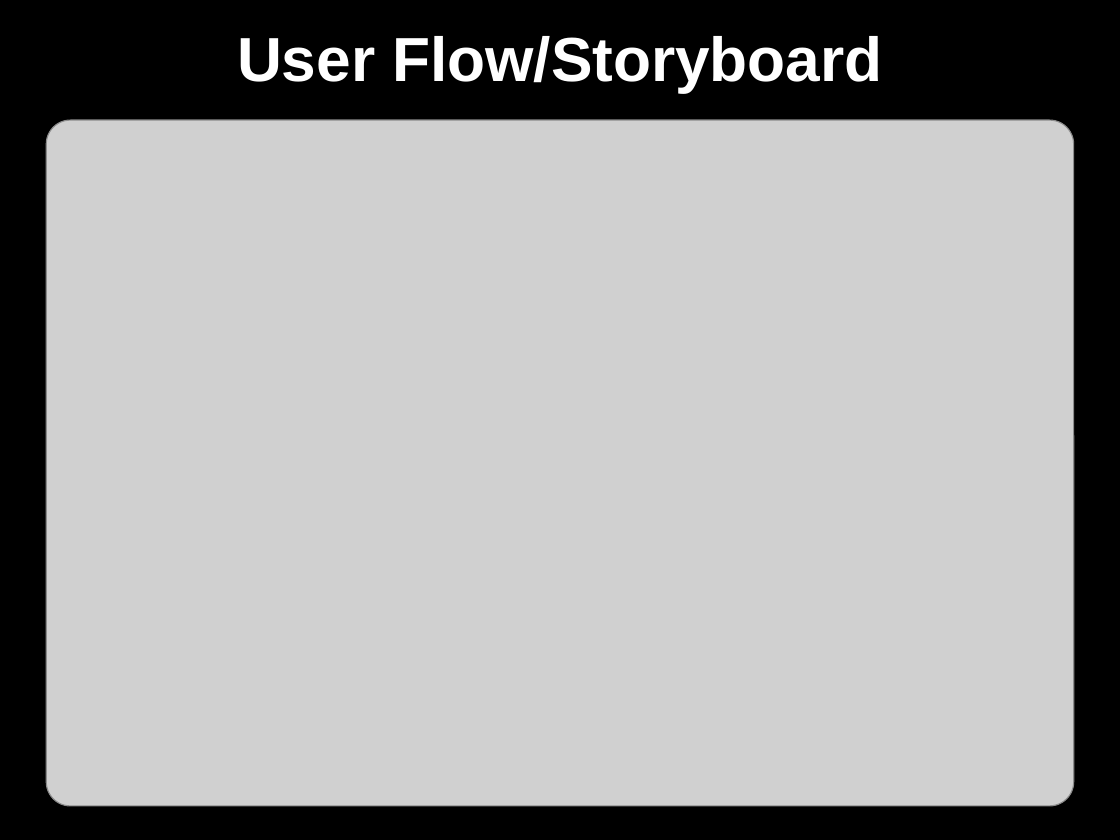
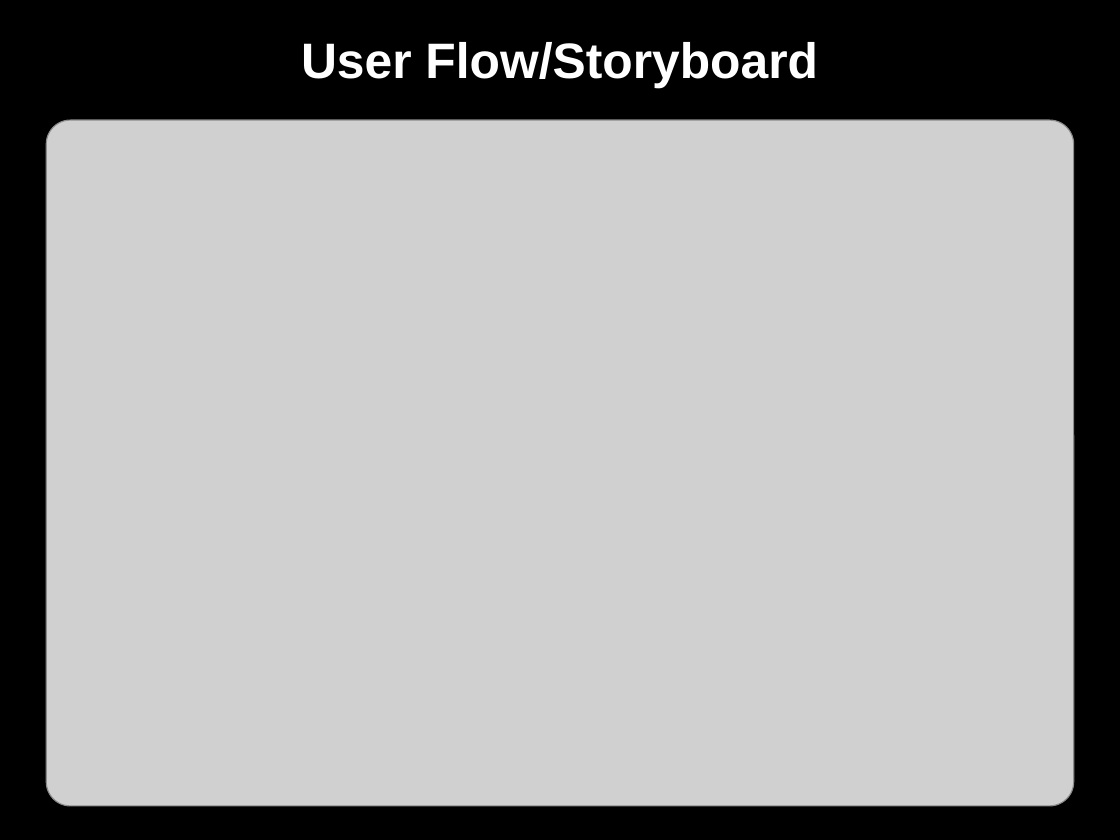
Before and after one commit to whitej42/NetManager, a slide deck: slide 3 of Documentation/Bi-Weekly Reporting/Wk02 Presentation.pptx (slide 2 before the commit). Drawn at 1120x840 pixels with LibreOffice and Linux fonts; fonts in the diff are those of the drawing; grey boxes stand for pictures; background and template pictures are left out. Boxes give left, top, right and bottom in pixels: in the first picture for what was removed or moved away, otherwise in the second. Text is boxed around its words. In the diff, an @@ line names an element or a change of style, - is before the commit and + after.

```diff
--- a/Documentation/Bi-Weekly Reporting/Wk02 Presentation.pptx
+++ b/Documentation/Bi-Weekly Reporting/Wk02 Presentation.pptx
@@ text "User Flow/Storyboard": place and size @@
-text "User Flow/Storyboard" at [237, 36, 882, 93]
+text "User Flow/Storyboard" at [301, 42, 818, 88]
@@ text "User Flow/Storyboard" at [301, 42, 818, 88]: size 40 to 32 pt @@
```
Also in this commit, not shown: 1 other slide changed, 2 slides added, 3 other files.
